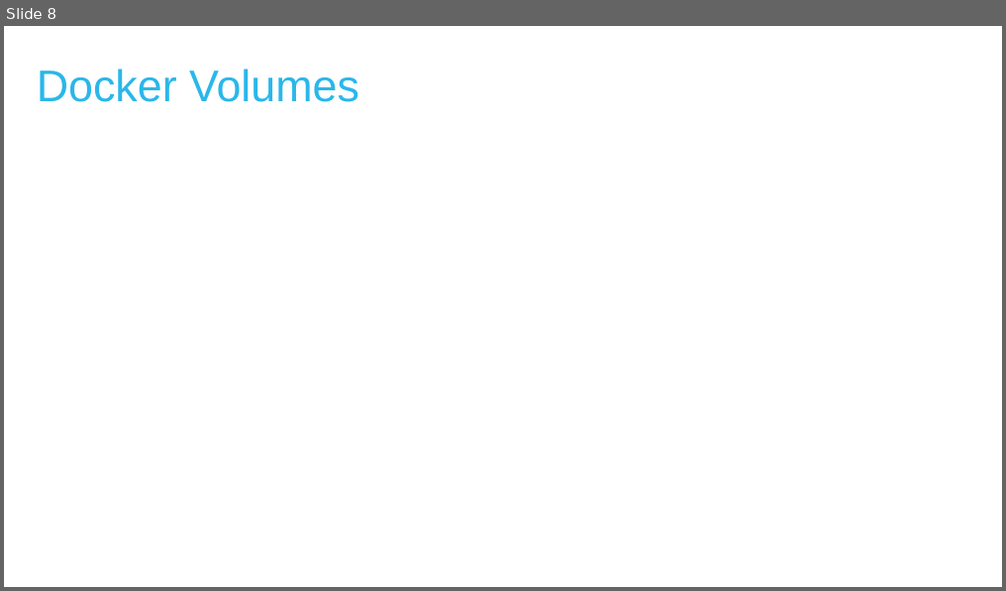
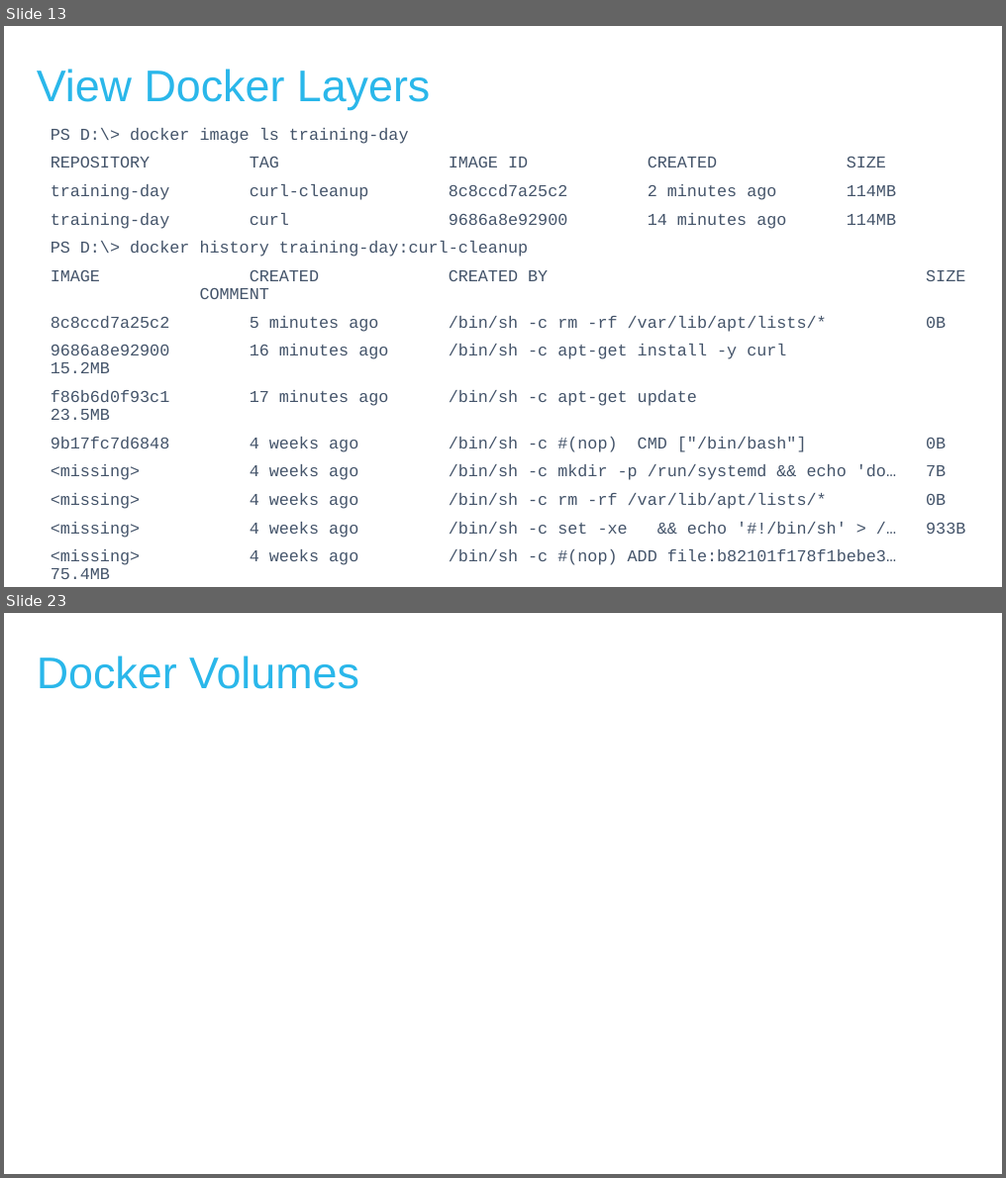
Before and after one commit to MichaelSimons/docker-toolbox, a slide deck: Docker Tips and Tricks.pptm. Shown one above the other, each under a label of ours: slide 8 before the commit, slides 13 and 23 after it; the slides between them are not shown. The pictures are 1006x591 and 1006x1178 pixels, drawn with LibreOffice and Linux fonts; fonts in the diff are those of the drawing; background and template pictures are left out. Boxes give left, top, right and bottom in pixels: in the first picture for what was removed or moved away, otherwise in the second. Text is boxed around its words. In the diff, an @@ line names an element or a change of style, - is before the commit and + after.

```diff
--- a/Docker Tips and Tricks.pptm
+++ b/Docker Tips and Tricks.pptm
@@ slide 13 added at <box>4,26,1002,587</box>, background #FFFFFF @@
@@ title added at <box>37,69,431,110</box>, 42.7 pt, text #2AB7EA @@
+View Docker Layers
@@ text added at <box>51,128,965,566</box>, 16 pt, text #44546A @@
+PS D:\> docker image ls training-day
+REPOSITORY TAG IMAGE ID CREATED SIZE
+training-day curl-cleanup 8c8ccd7a25c2 2 minutes ago 114MB
+training-day curl 9686a8e92900 14 minutes ago 114MB
+PS D:\> docker history training-day:curl-cleanup
+IMAGE CREATED CREATED BY SIZE COMMENT
+8c8ccd7a25c2 5 minutes ago /bin/sh -c rm -rf /var/lib/apt/lists/* 0B
+9686a8e92900 16 minutes ago /bin/sh -c apt-get install -y curl 15.2MB
+f86b6d0f93c1 17 minutes ago /bin/sh -c apt-get update 23.5MB
+9b17fc7d6848 4 weeks ago /bin/sh -c #(nop) CMD ["/bin/bash"] 0B
+<missing> 4 weeks ago /bin/sh -c mkdir -p /run/systemd && echo 'do… 7B
+<missing> 4 weeks ago /bin/sh -c rm -rf /var/lib/apt/lists/* 0B
+<missing> 4 weeks ago /bin/sh -c set -xe && echo '#!/bin/sh' > /… 933B
+<missing> 4 weeks ago /bin/sh -c #(nop) ADD file:b82101f178f1bebe3… 75.4MB
@@ what was slide 8 is now slide 23 @@
```
Also in this commit, not shown: 5 slides changed, 14 other slides added, 1 slide removed, 4 other files.
